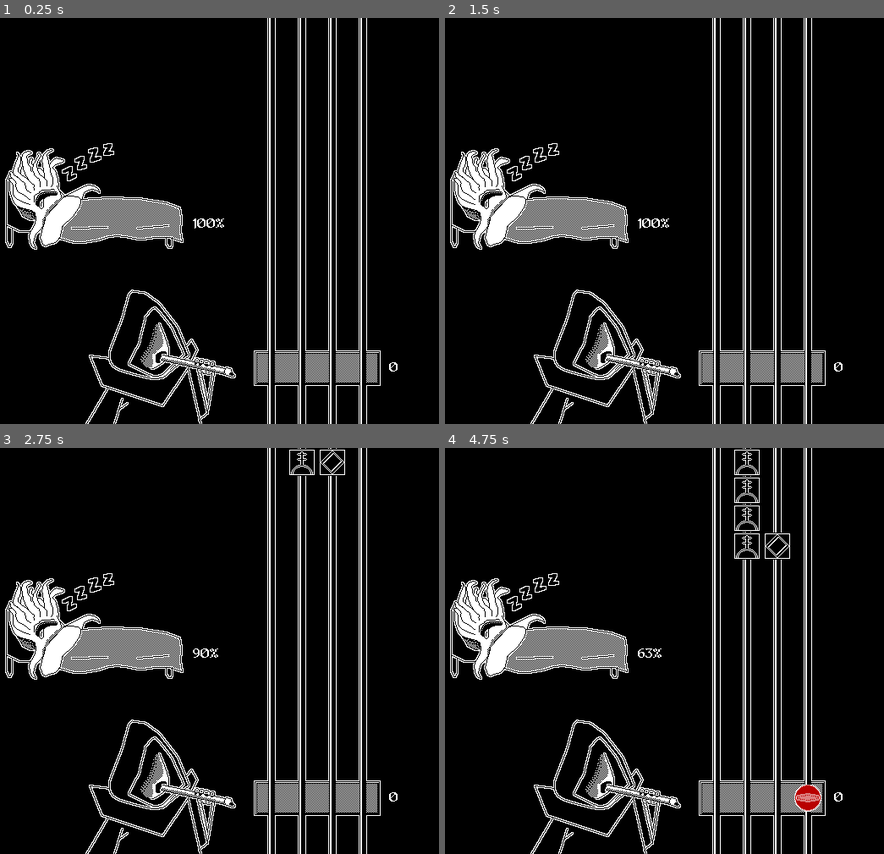
Above: before the commit, frames 1-4 (two rows, left to right).
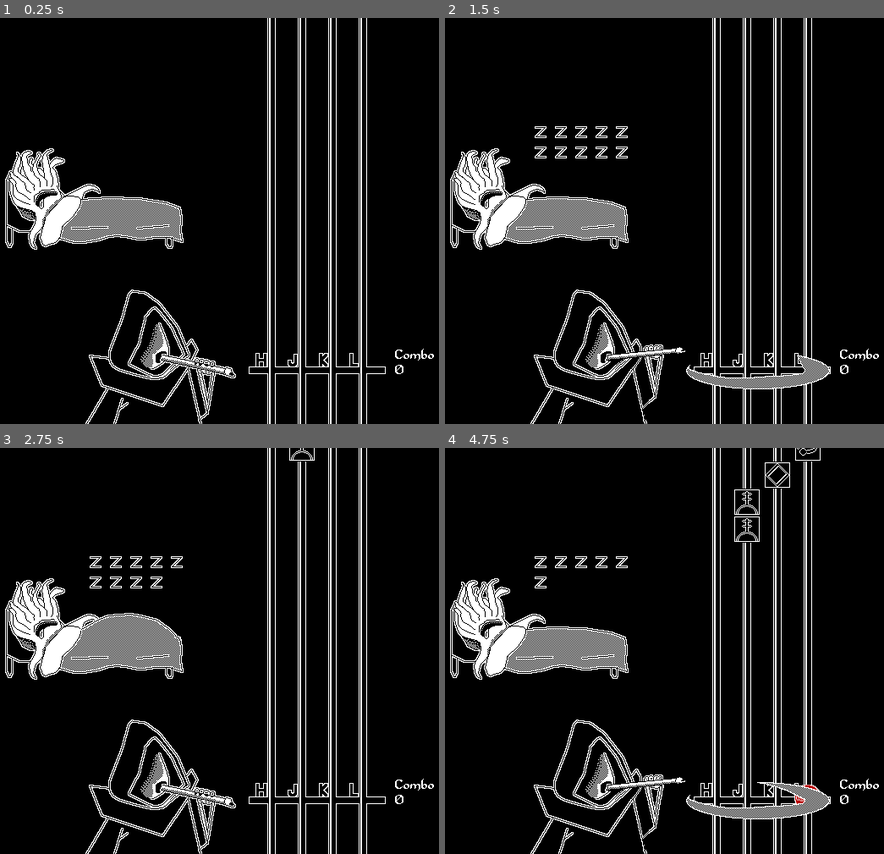
Above: after the commit, the same moments.

Repository: m4ym4y/dont-wake-azathoth
Game: Godot game, scene res://Main.tscn
The game is run twice, just before and just after one commit, with the same random seed, the same clock (stepped at 60 frames per second) and the same inputs. Sound files missing from this copy of the repository are replaced by a short silence.
Inputs:
- Up to frame 1 (0.25 s): no input
- Up to frame 2 (1.5 s): hold Space (attack, bound only after the commit) 0.53-1.28 s; tap Space (attack, bound only after the commit) at 1.35 s
- Up to frame 3 (2.75 s): hold Space (attack, bound only after the commit) from 2.03 s (still down); tap H (hline) at 2.1 s
- Up to frame 4 (4.75 s): release Space (attack, bound only after the commit) at 2.78 s; tap J (jline) at 2.85 s; tap Space (attack, bound only after the commit) at 3.05, 4.55 s; hold Space (attack, bound only after the commit) 3.53-4.28 s; tap K (kline) at 3.6 s; tap L (lline) at 4.35 s

The runs differ from the first frame. In frame 1, 1.3% of the frame differs, in the area x 14-99%, y 30-91%; in frame 2, 2.3%; in frame 3, 2.2%; in frame 4, 3.0%, in the area x 14-99%, y 0-99%.

Commit message:
add a whole bunch of stuff

Diff:
--- /dev/null
+++ b/Attack.gd
@@ -0,0 +1,18 @@
+extends AnimatedSprite
+
+
+# Declare member variables here. Examples:
+# var a = 2
+# var b = "text"
+
+# Called when the node enters the scene tree for the first time.
+func _ready():
+	pass # Replace with function body.
+
+func _on_Attack_animation_finished():
+	if animation == "attack":
+		animation = "default"
+
+# Called every frame. 'delta' is the elapsed time since the previous frame.
+#func _process(delta):
+#	pass
--- /dev/null
+++ b/Attack.tscn
@@ -0,0 +1,26 @@
+[gd_scene load_steps=7 format=2]
+
+[ext_resource path="res://assets/attack-2.png" type="Texture" id=1]
+[ext_resource path="res://assets/attack-3.png" type="Texture" id=2]
+[ext_resource path="res://assets/attack-5.png" type="Texture" id=3]
+[ext_resource path="res://assets/attack-4.png" type="Texture" id=4]
+[ext_resource path="res://Attack.gd" type="Script" id=5]
+
+[sub_resource type="SpriteFrames" id=1]
+animations = [ {
+"frames": [ null ],
+"loop": true,
+"name": "default",
+"speed": 5.0
+}, {
+"frames": [ null, ExtResource( 1 ), ExtResource( 2 ), ExtResource( 4 ), ExtResource( 3 ), ExtResource( 3 ), ExtResource( 3 ), ExtResource( 4 ), ExtResource( 2 ), ExtResource( 1 ), null ],
+"loop": false,
+"name": "attack",
+"speed": 24.0
+} ]
+
+[node name="Attack" type="AnimatedSprite"]
+frames = SubResource( 1 )
+script = ExtResource( 5 )
+
+[connection signal="animation_finished" from="." to="." method="_on_Attack_animation_finished"]
--- /dev/null
+++ b/GameOver.tscn
@@ -0,0 +1,59 @@
+[gd_scene load_steps=3 format=2]
+
+[ext_resource path="res://assets/fonts/Adventurer.ttf" type="DynamicFontData" id=1]
+
+[sub_resource type="DynamicFont" id=1]
+font_data = ExtResource( 1 )
+
+[node name="GameOver" type="Node2D"]
+
+[node name="ColorRect" type="ColorRect" parent="."]
+margin_right = 640.0
+margin_bottom = 480.0
+color = Color( 0, 0, 0, 1 )
+__meta__ = {
+"_edit_use_anchors_": false
+}
+
+[node name="Score" type="Label" parent="."]
+margin_left = 170.0
+margin_top = 115.0
+margin_right = 329.0
+margin_bottom = 131.0
+rect_pivot_offset = Vector2( -320, -24 )
+custom_fonts/font = SubResource( 1 )
+text = "0"
+__meta__ = {
+"_edit_use_anchors_": false
+}
+
+[node name="HighScore" type="Label" parent="."]
+margin_left = 170.0
+margin_top = 135.0
+margin_right = 329.0
+margin_bottom = 151.0
+rect_pivot_offset = Vector2( -320, -24 )
+custom_fonts/font = SubResource( 1 )
+text = "0"
+__meta__ = {
+"_edit_use_anchors_": false
+}
+
+[node name="Label" type="Label" parent="."]
+margin_left = 54.0
+margin_top = 19.0
+margin_right = 594.0
+margin_bottom = 453.0
+custom_fonts/font = SubResource( 1 )
+text = "AZATHOTH HAS AWOKEN!
+
+You have faltered in your task and Azathoth has woken up. As the behemoth
+stirs from his cozy bed, reality crumbles around you.
+
+Notes played:
+Personal best:
+
+Press SPACE to return to the main menu."
+__meta__ = {
+"_edit_use_anchors_": false
+}
--- /dev/null
+++ b/HealthBar.gd
@@ -0,0 +1,31 @@
+extends Node2D
+
+export (PackedScene) var heart_scene
+
+# Declare member variables here. Examples:
+# var a = 2
+# var b = "text"
+
+var heart_width = 16
+var padding = 8
+var max_width = 5
+
+# Called when the node enters the scene tree for the first time.
+func _ready():
+	pass # Replace with function body.
+
+func set_health(health):
+	var hearts = get_tree().get_nodes_in_group("heart")
+	for heart in hearts:
+		heart.queue_free()
+
+	for i in range(0, health, 1):
+		var heart = heart_scene.instance()
+		heart.add_to_group("heart")
+		heart.position.x = (i % max_width) * (heart_width + padding)
+		heart.position.y = (i / 5) * (heart_width + padding)
+		add_child(heart)
+
+# Called every frame. 'delta' is the elapsed time since the previous frame.
+#func _process(delta):
+#	pass
--- /dev/null
+++ b/HealthBar.tscn
@@ -0,0 +1,8 @@
+[gd_scene load_steps=3 format=2]
+
+[ext_resource path="res://HealthBar.gd" type="Script" id=1]
+[ext_resource path="res://Heart.tscn" type="PackedScene" id=2]
+
+[node name="HealthBar" type="Node2D"]
+script = ExtResource( 1 )
+heart_scene = ExtResource( 2 )
--- /dev/null
+++ b/Heart.tscn
@@ -0,0 +1,8 @@
+[gd_scene load_steps=2 format=2]
+
+[ext_resource path="res://assets/z.png" type="Texture" id=1]
+
+[node name="Heart" type="Node2D"]
+
+[node name="Z" type="Sprite" parent="."]
+texture = ExtResource( 1 )
--- /dev/null
+++ b/InstructionScene.tscn
@@ -0,0 +1,102 @@
+[gd_scene load_steps=12 format=2]
+
+[ext_resource path="res://assets/glyph-3.png" type="Texture" id=1]
+[ext_resource path="res://assets/glyph-4.png" type="Texture" id=2]
+[ext_resource path="res://assets/glyph-2.png" type="Texture" id=3]
+[ext_resource path="res://assets/z-powerup.png" type="Texture" id=4]
+[ext_resource path="res://assets/fonts/Adventurer.ttf" type="DynamicFontData" id=5]
+[ext_resource path="res://assets/clock-powerup.png" type="Texture" id=6]
+[ext_resource path="res://assets/glyph-1.png" type="Texture" id=7]
+[ext_resource path="res://assets/flute-powerup.png" type="Texture" id=8]
+[ext_resource path="res://assets/z.png" type="Texture" id=9]
+[ext_resource path="res://assets/azathoth.png" type="Texture" id=10]
+
+[sub_resource type="DynamicFont" id=1]
+font_data = ExtResource( 5 )
+
+[node name="InstructionScene" type="Node2D"]
+
+[node name="ColorRect" type="ColorRect" parent="."]
+margin_right = 640.0
+margin_bottom = 480.0
+color = Color( 0, 0, 0, 1 )
+__meta__ = {
+"_edit_use_anchors_": false
+}
+
+[node name="Label" type="Label" parent="."]
+margin_left = 54.0
+margin_top = 19.0
+margin_right = 594.0
+margin_bottom = 453.0
+custom_fonts/font = SubResource( 1 )
+text = "The reality that we know is nothing more than the dream of an alien god...
+
+Should he ever awaken, everything we know will cease to exist in an instant.
+A sacred order is tasked with playing a never-ending song to keep the god,
+Azathoth, slumbering for eternity.
+
+This duty falls upon you.
+
+____________________________________________________________
+
+
+
+As notes fall down the screen, press  H  J  K  and  L as they reach your
+target line. Miss the cues, and Azathoth's slumber will be disturbed.
+
+
+
+You must also fend off Eldrich beasts as you play. Use SPACE to cut these
+enemies down. SPACE can also be used to claim helpful items that appear.
+Be warned, though. If you attack one of your robed brothers, it will hinder
+you.
+
+PRESS SPACE TO CONTINUE..."
+__meta__ = {
+"_edit_use_anchors_": false
+}
+
+[node name="Clock-powerup" type="Sprite" parent="."]
+position = Vector2( 70, 319 )
+texture = ExtResource( 6 )
+
+[node name="Flute-powerup" type="Sprite" parent="."]
+position = Vector2( 111, 318 )
+texture = ExtResource( 8 )
+
+[node name="Z-powerup" type="Sprite" parent="."]
+position = Vector2( 150, 317 )
+texture = ExtResource( 4 )
+
+[node name="Glyph-1" type="Sprite" parent="."]
+position = Vector2( 68, 225 )
+texture = ExtResource( 7 )
+
+[node name="Glyph-2" type="Sprite" parent="."]
+position = Vector2( 105, 225 )
+texture = ExtResource( 3 )
+
+[node name="Glyph-3" type="Sprite" parent="."]
+position = Vector2( 140, 225 )
+texture = ExtResource( 1 )
+
+[node name="Glyph-4" type="Sprite" parent="."]
+position = Vector2( 174, 225 )
+texture = ExtResource( 2 )
+
+[node name="Azathoth" type="Sprite" parent="."]
+position = Vector2( 416, 166 )
+texture = ExtResource( 10 )
+
+[node name="Z" type="Sprite" parent="."]
+position = Vector2( 407, 121 )
+texture = ExtResource( 9 )
+
+[node name="Z2" type="Sprite" parent="."]
+position = Vector2( 426, 113 )
+texture = ExtResource( 9 )
+
+[node name="Z3" type="Sprite" parent="."]
+position = Vector2( 447, 108 )
+texture = ExtResource( 9 )
--- a/Main.gd
+++ b/Main.gd
@@ -2,7 +2,9 @@
 
 export (PackedScene) var note_scene
 export (PackedScene) var indicator_scene
-
+export (PackedScene) var powerup_scene
+
+var powerups = [ "clock", "flute", "z" ]
 var locations = [ "hline", "jline", "kline", "lline" ]
 var neighbor_note = {
 	hline = "jline",
@@ -14,7 +16,7 @@
 const base_wait_time = 0.8
 
 const note_size = 16.0
-const note_step = 33.0
+const note_step = 32.0
 const target_start = 393.0
 const target_end = 434.0
 
@@ -27,8 +29,9 @@
 var got_combo = false
 var combo_counter = 0
 var max_health = 100
-var health = 100
-
+var health = 10
+
+var global_timer = 0
 var timer = 0
 var pitch_scale = 1.0
 
@@ -42,24 +45,29 @@
 
 	yield(get_tree().create_timer(0.4), "timeout")
 	$NoteTimer.start()
+	set_health(health)
 
 func random_note():
 	return locations[randi() % locations.size()]
 
 func set_new_state():
-	state = states[randi() % states.size()]
-	if state == "single":
-		primary_note = random_note()
-		state_counter = 2 + randi() % 4
-	elif state == "alter":
-		primary_note = random_note()
-		state_counter = 2 + (randi() % 2) * 2
-	elif state == "scale":
-		primary_note = random_note()
-		state_counter = 4 + randi() % 6
-	elif state == "double":
-		primary_note = random_note()
-		state_counter = 1 + randi() % 2
+	if randi() % 10 == 0:
+		state_counter = 1
+		state = "powerup"
+	else:
+		state = states[randi() % states.size()]
+		if state == "single":
+			primary_note = random_note()
+			state_counter = 2 + randi() % 4
+		elif state == "alter":
+			primary_note = random_note()
+			state_counter = 2 + (randi() % 2) * 2
+		elif state == "scale":
+			primary_note = random_note()
+			state_counter = 4 + randi() % 6
+		elif state == "double":
+			primary_note = random_note()
+			state_counter = 1 + randi() % 2
 
 func next_notes():
 	if state_counter == 0:
@@ -74,6 +82,9 @@
 		return [ primary_note ]
 	elif state == "double":
 		return [ primary_note, neighbor_note[primary_note] ]
+	elif state == "powerup":
+		spawn_powerup()
+		return []
 
 func increment_combo():
 	if broke_combo:
@@ -86,22 +97,44 @@
 
 func set_health(n):
 	health = n
-	$Health.text = str(health) + "%"
+	$HealthBar.set_health(n)
+
+func apply_pitch_scale ():
+	$NoteTimer.wait_time = base_wait_time / pitch_scale
+	$Music.pitch_scale = pitch_scale
 
 func _on_Music_finished():
-	if timer > 1:
+	if timer > 50:
 		timer = 0
 		pitch_scale += 0.1
-		$NoteTimer.wait_time = base_wait_time / pitch_scale
-		$Music.pitch_scale = pitch_scale
+		apply_pitch_scale()
 	$Music.play()
 
+func spawn_powerup():
+	var type = powerups[randi() % powerups.size()]
+	var line = random_note()
+	var powerup = powerup_scene.instance()
+
+	powerup.add_to_group("notes")
+	powerup.add_to_group("attack")
+	powerup.position = get_node(line).position
+	powerup.init(type)
+	add_child(powerup)
+
 func _on_NoteTimer_timeout():
+	global_timer += 1
 	timer += 1
+
+	if global_timer % 2 == 1:
+		$Cultist.play("on")
+		$Azathoth.play("on")
+	else:
+		$Cultist.play("off")
+		$Azathoth.play("off")
 
 	advance_notes()
 	increment_combo()
-	set_health(min(health + 1, max_health))
+	# set_health(min(health + 1, max_health))
 
 	var lines = next_notes()
 	for line in lines:
@@ -113,7 +146,7 @@
 		add_child(note)
 
 func miss_note():
-	set_health(health - 10)
+	set_health(health - 1)
 	$MissSound.play()
 	pass
 
@@ -121,27 +154,70 @@
 	var notes = get_tree().get_nodes_in_group("notes")
 	for note in notes:
 		note.position.y = note.position.y + note_step
-		if note.position.y > target_end and note.get_node("AnimatedSprite").animation != "break":
+		if note.is_in_group("attack"):
+			continue
+		elif note.position.y > target_end and note.get_node("AnimatedSprite").animation != "break":
 			note.get_node("AnimatedSprite").play("break")
 			broke_combo = true
 			miss_note()
 
+func in_target(entity, tolerance = 0):
+	if entity.position.y > target_start - tolerance and entity.position.y < target_end:
+		return true
+
+func clear_notes():
+	var notes = get_tree().get_nodes_in_group("notes")
+	for note in notes:
+		if note.is_in_group("attack"):
+			continue
+		else:
+			note.get_node("AnimatedSprite").play("break")
+
 func _input(event):
+	if event.is_action_pressed("attack"):
+		$Attack.play("attack")
+
+		var attackables = get_tree().get_nodes_in_group("attack")
+		for attackable in attackables:
+			# TODO: play sounds
+			if in_target(attackable, note_step) and attackable.animation != "break":
+				attackable.play("break")
+				if attackable.type == "z":
+					set_health(health + 1)
+				elif attackable.type == "clock":
+					var old_pitch_scale = pitch_scale
+					pitch_scale = 0.5
+					apply_pitch_scale()
+					yield(get_tree().create_timer(10), "timeout")
+					pitch_scale = old_pitch_scale
+					apply_pitch_scale()
+				elif attackable.type == "flute":
+					clear_notes()
+
 	for line in locations:
 		if event.is_action_pressed(line):
 			$Sounds.get_node(line).pitch_scale = pitch_scale
 			$Sounds.get_node(line).play()
 			var found_note = false
+			var near_hit = null
 			var notes = get_tree().get_nodes_in_group(line)
 
 			for note in notes:
-				if note.position.y > target_start and note.position.y < target_end:
+				if note.get_node("AnimatedSprite").animation == "break":
+					continue
+				elif in_target(note):
 					note.get_node("AnimatedSprite").play("break")
+					note.get_node("CPUParticles2D").emitting = true
 					found_note = true
+				elif in_target(note, note_step):
+					near_hit = note
 
 			if found_note:
 				display_indicator("perfect", line)
 				got_combo = true
+			elif near_hit != null:
+				near_hit.get_node("AnimatedSprite").play("break")
+				display_indicator("hit", line)
 			else:
 				broke_combo = true
 				display_indicator("miss", line)
--- a/Main.tscn
+++ b/Main.tscn
@@ -13,17 +13,46 @@
 [ext_resource path="res://assets/fonts/Adventurer.ttf" type="DynamicFontData" id=11]
 [ext_resource path="res://assets/azathoth.png" type="Texture" id=12]
 [ext_resource path="res://assets/sound/miss.wav" type="AudioStream" id=13]
+[ext_resource path="res://HealthBar.tscn" type="PackedScene" id=14]
+[ext_resource path="res://Attack.tscn" type="PackedScene" id=15]
+[ext_resource path="res://PowerUp.tscn" type="PackedScene" id=16]
+[ext_resource path="res://assets/cultist-2.png" type="Texture" id=17]
+[ext_resource path="res://assets/azathoth-2.png" type="Texture" id=18]
+
+[sub_resource type="SpriteFrames" id=2]
+animations = [ {
+"frames": [ ExtResource( 17 ) ],
+"loop": true,
+"name": "on",
+"speed": 5.0
+}, {
+"frames": [ ExtResource( 6 ) ],
+"loop": true,
+"name": "off",
+"speed": 5.0
+} ]
 
 [sub_resource type="DynamicFont" id=1]
 font_data = ExtResource( 11 )
 
-[sub_resource type="DynamicFont" id=2]
-font_data = ExtResource( 11 )
+[sub_resource type="SpriteFrames" id=3]
+animations = [ {
+"frames": [ ExtResource( 12 ) ],
+"loop": true,
+"name": "on",
+"speed": 5.0
+}, {
+"frames": [ ExtResource( 18 ) ],
+"loop": true,
+"name": "off",
+"speed": 5.0
+} ]
 
 [node name="Main" type="Node2D"]
 script = ExtResource( 3 )
 note_scene = ExtResource( 2 )
 indicator_scene = ExtResource( 5 )
+powerup_scene = ExtResource( 16 )
 
 [node name="ColorRect" type="ColorRect" parent="."]
 margin_right = 640.0
@@ -38,16 +67,16 @@
 texture = ExtResource( 1 )
 
 [node name="hline" type="Node2D" parent="."]
-position = Vector2( 364, -16 )
+position = Vector2( 364, -32 )
 
 [node name="jline" type="Node2D" parent="."]
-position = Vector2( 400, -16 )
+position = Vector2( 400, -32 )
 
 [node name="kline" type="Node2D" parent="."]
-position = Vector2( 436, -16 )
+position = Vector2( 436, -32 )
 
 [node name="lline" type="Node2D" parent="."]
-position = Vector2( 472, -16 )
+position = Vector2( 472, -32 )
 
 [node name="NoteTimer" type="Timer" parent="."]
 wait_time = 0.8
@@ -59,9 +88,10 @@
 stream = ExtResource( 4 )
 autoplay = true
 
-[node name="Cultist" type="Sprite" parent="."]
+[node name="Cultist" type="AnimatedSprite" parent="."]
 position = Vector2( 243, 380 )
-texture = ExtResource( 6 )
+frames = SubResource( 2 )
+animation = "off"
 
 [node name="Sounds" type="Node" parent="."]
 
@@ -77,11 +107,23 @@
 [node name="lline" type="AudioStreamPlayer" parent="Sounds"]
 stream = ExtResource( 10 )
 
+[node name="ComboLabel" type="Label" parent="."]
+margin_left = 510.0
+margin_top = 391.0
+margin_right = 557.0
+margin_bottom = 407.0
+custom_fonts/font = SubResource( 1 )
+text = "Combo"
+valign = 1
+__meta__ = {
+"_edit_use_anchors_": false
+}
+
 [node name="ComboMeter" type="Label" parent="."]
-margin_left = 503.0
-margin_top = 406.0
-margin_right = 543.0
-margin_bottom = 422.0
+margin_left = 510.0
+margin_top = 409.0
+margin_right = 550.0
+margin_bottom = 425.0
 custom_fonts/font = SubResource( 1 )
 text = "0"
 valign = 1
@@ -89,20 +131,17 @@
 "_edit_use_anchors_": false
 }
 
-[node name="Health" type="Label" parent="."]
-margin_left = 271.0
-margin_top = 236.0
-margin_right = 311.0
-margin_bottom = 252.0
-custom_fonts/font = SubResource( 2 )
-text = "100%"
-__meta__ = {
-"_edit_use_anchors_": false
-}
+[node name="Azathoth" type="AnimatedSprite" parent="."]
+position = Vector2( 152, 212 )
+frames = SubResource( 3 )
+animation = "on"
 
-[node name="Azathoth" type="Sprite" parent="."]
-position = Vector2( 152, 212 )
-texture = ExtResource( 12 )
+[node name="HealthBar" parent="." instance=ExtResource( 14 )]
+position = Vector2( 156, 135 )
+
+[node name="Attack" parent="." instance=ExtResource( 15 )]
+position = Vector2( 413, 417 )
+z_index = 5
 
 [connection signal="timeout" from="NoteTimer" to="." method="_on_NoteTimer_timeout"]
 [connection signal="finished" from="Music" to="." method="_on_Music_finished"]
--- /dev/null
+++ b/MenuScene.tscn
@@ -0,0 +1,11 @@
+[gd_scene format=2]
+
+[node name="MenuScene" type="Node2D"]
+
+[node name="ColorRect" type="ColorRect" parent="."]
+margin_right = 640.0
+margin_bottom = 480.0
+color = Color( 0, 0, 0, 1 )
+__meta__ = {
+"_edit_use_anchors_": false
+}
--- a/MusicNote.tscn
+++ b/MusicNote.tscn
@@ -8,6 +8,7 @@
 [ext_resource path="res://assets/glyph-3.png" type="Texture" id=6]
 [ext_resource path="res://assets/glyph-4.png" type="Texture" id=7]
 [ext_resource path="res://assets/glyph-2.png" type="Texture" id=8]
+[ext_resource path="res://assets/particle.png" type="Texture" id=9]
 
 [sub_resource type="SpriteFrames" id=1]
 animations = [ {
@@ -55,4 +56,14 @@
 [node name="VisibilityNotifier2D" type="VisibilityNotifier2D" parent="."]
 rect = Rect2( -16, -16, 32, 32 )
 
+[node name="CPUParticles2D" type="CPUParticles2D" parent="."]
+emitting = false
+amount = 32
+lifetime = 0.25
+one_shot = true
+texture = ExtResource( 9 )
+spread = 180.0
+gravity = Vector2( 0, 0 )
+initial_velocity = 200.0
+
 [connection signal="screen_exited" from="VisibilityNotifier2D" to="." method="_on_VisibilityNotifier2D_screen_exited"]
--- /dev/null
+++ b/PowerUp.gd
@@ -0,0 +1,18 @@
+extends AnimatedSprite
+
+
+# Declare member variables here. Examples:
+# var a = 2
+# var b = "text"
+var type = ""
+
+# Called when the node enters the scene tree for the first time.
+func _ready():
+	pass # Replace with function body.
+
+func init(_type):
+	type = _type
+	animation = _type
+# Called every frame. 'delta' is the elapsed time since the previous frame.
+#func _process(delta):
+#	pass
--- /dev/null
+++ b/PowerUp.tscn
@@ -0,0 +1,34 @@
+[gd_scene load_steps=6 format=2]
+
+[ext_resource path="res://assets/z-powerup.png" type="Texture" id=1]
+[ext_resource path="res://assets/clock-powerup.png" type="Texture" id=2]
+[ext_resource path="res://assets/flute-powerup.png" type="Texture" id=3]
+[ext_resource path="res://PowerUp.gd" type="Script" id=4]
+
+[sub_resource type="SpriteFrames" id=1]
+animations = [ {
+"frames": [ ExtResource( 1 ) ],
+"loop": true,
+"name": "z",
+"speed": 5.0
+}, {
+"frames": [ ExtResource( 2 ) ],
+"loop": true,
+"name": "clock",
+"speed": 5.0
+}, {
+"frames": [ ExtResource( 3 ) ],
+"loop": true,
+"name": "flute",
+"speed": 5.0
+}, {
+"frames": [ null ],
+"loop": true,
+"name": "break",
+"speed": 5.0
+} ]
+
+[node name="PowerUp" type="AnimatedSprite"]
+frames = SubResource( 1 )
+animation = "break"
+script = ExtResource( 4 )
--- a/project.godot
+++ b/project.godot
@@ -43,7 +43,8 @@
 }
 attack={
 "deadzone": 0.5,
-"events": [  ]
+"events": [ Object(InputEventKey,"resource_local_to_scene":false,"resource_name":"","device":0,"alt":false,"shift":false,"control":false,"meta":false,"command":false,"pressed":false,"scancode":32,"physical_scancode":0,"unicode":0,"echo":false,"script":null)
+ ]
 }
 
 [physics]
Not shown: 1 places in Main.tscn that only renumber resources
Not shown: 1 places in MusicNote.tscn that only renumber resources
Binary file added: assets/attack-2.png
Not shown, added: assets/attack-2.png.import
Binary file added: assets/attack-3.png
Not shown, added: assets/attack-3.png.import
Binary file added: assets/attack-4.png
Not shown, added: assets/attack-4.png.import
Binary file added: assets/attack-5.png
Not shown, added: assets/attack-5.png.import
Binary file added: assets/azathoth-2.png
Not shown, added: assets/azathoth-2.png.import
(and 34 more such lines)
